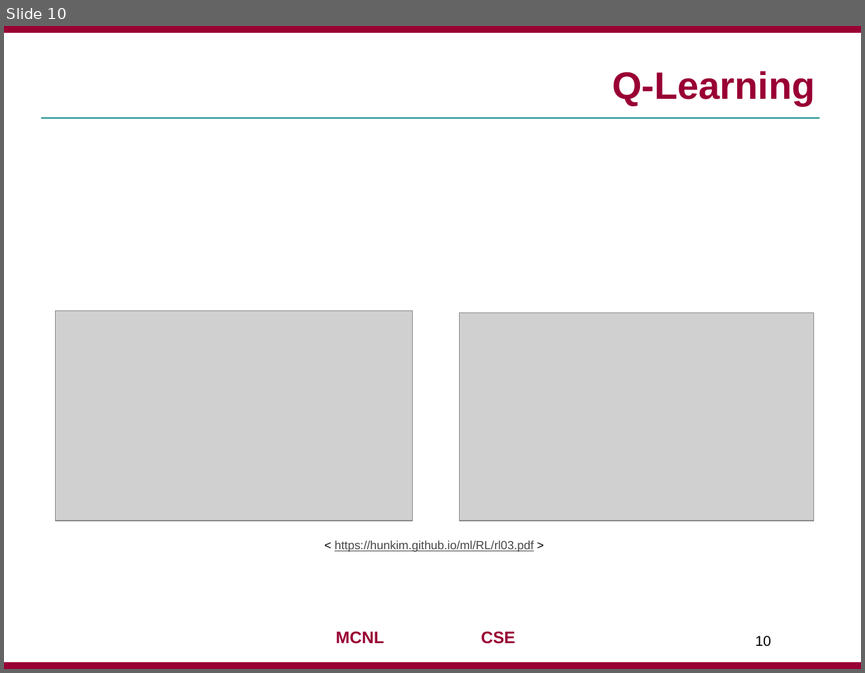
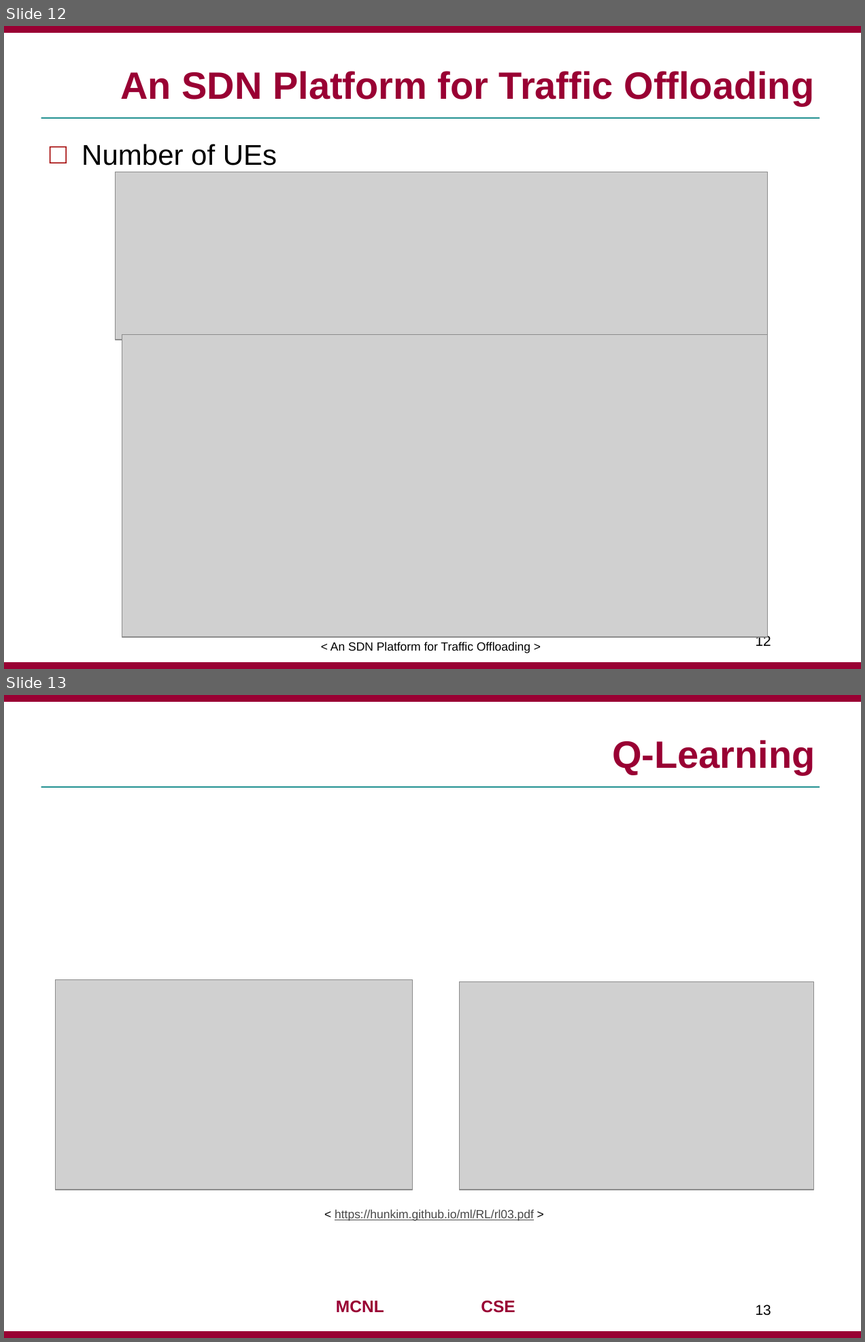
Before and after one commit to jaejunha/Paper, a slide deck: Daily(written_by_Korean)/180727.pptx. Shown one above the other, each under a label of ours: slide 10 before the commit, slides 12 and 13 after it. The pictures are 865x673 and 865x1342 pixels, drawn with LibreOffice and Linux fonts; fonts in the diff are those of the drawing; grey boxes stand for pictures; background and template pictures are left out. Boxes give left, top, right and bottom in pixels: in the first picture for what was removed or moved away, otherwise in the second. Text is boxed around its words. In the diff, an @@ line names an element or a change of style, - is before the commit and + after.

```diff
--- a/Daily(written_by_Korean)/180727.pptx
+++ b/Daily(written_by_Korean)/180727.pptx
@@ slide 12 added at (x1=4, y1=26, x2=861, y2=669), background #FFFFFF; not listed: 4 template elements that a slide beside it also shows @@
@@ title added at (x1=120, y1=71, x2=815, y2=106), 32 pt, text #990033, bold @@
+An SDN Platform for Traffic Offloading
@@ text added at (x1=82, y1=144, x2=277, y2=165), 24 pt, text #000000 @@
+  □ Number of UEs
@@ picture added at (x1=116, y1=172, x2=768, y2=339) @@
@@ picture added at (x1=122, y1=335, x2=768, y2=637) @@
@@ rectangle added at (x1=216, y1=635, x2=645, y2=658), fill #FFFFFF, 10 pt, text #000000 @@
+< An SDN Platform for Traffic Offloading >
@@ page number added at (x1=755, y1=634, x2=771, y2=645), 12 pt, text #000000 @@
+12
@@ what was slide 10 is now slide 13 @@
@@ page number at (x1=755, y1=1304, x2=771, y2=1315): text changed @@
-10
+13
```
Also in this commit, not shown: 8 slides changed, 3 other slides added, 2 slides removed, 1 other file.
